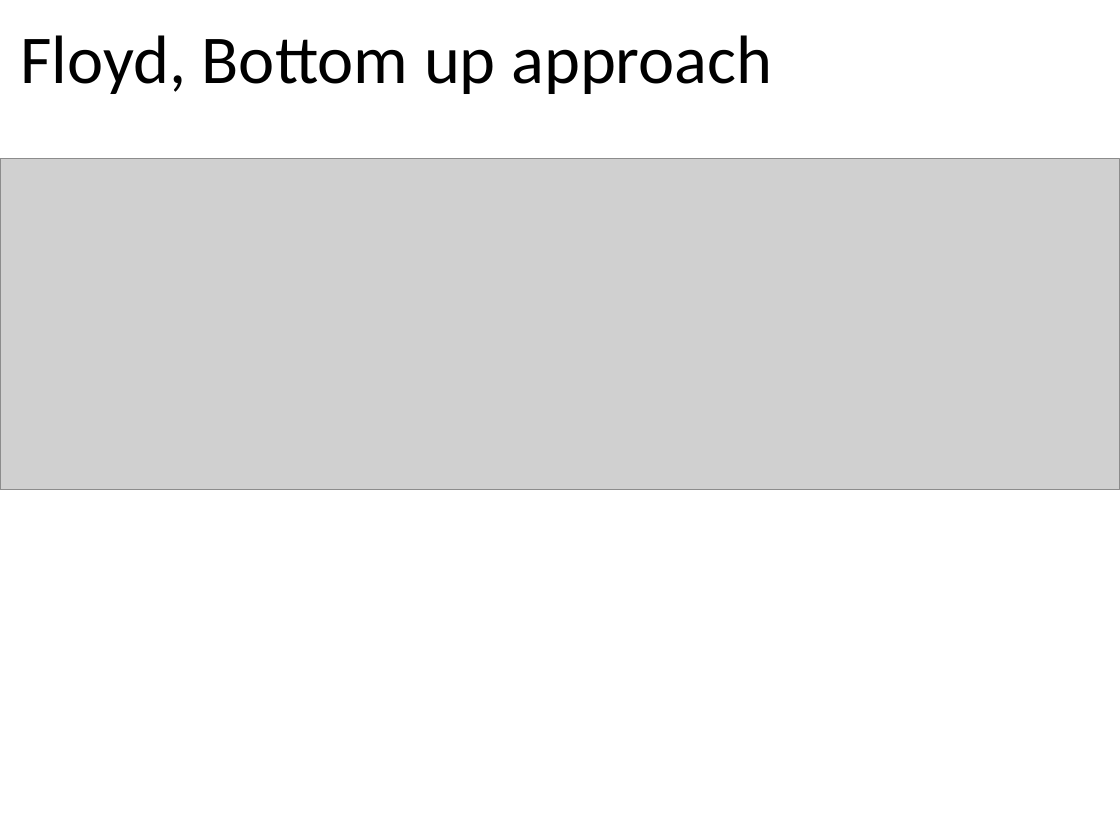
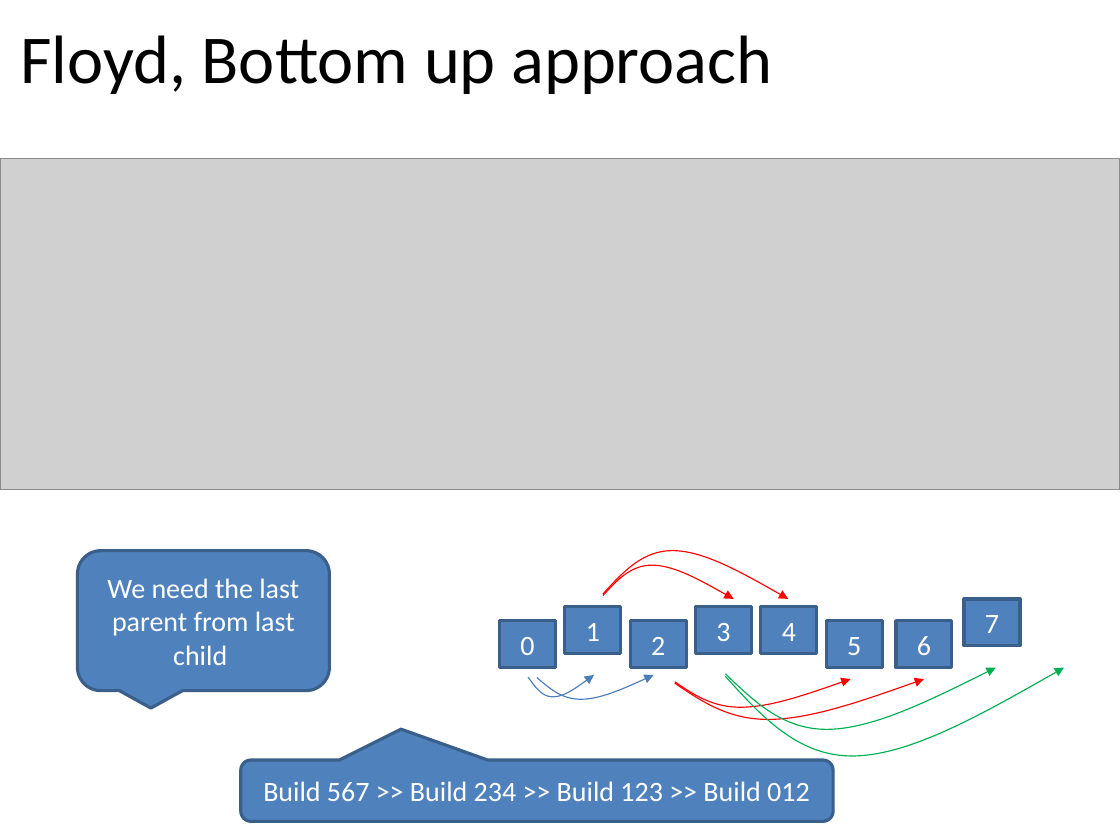
Before and after one commit to tutrunghieu/dsa-2017-java-tutorial, a slide deck: slide 26 of dsa2017-java-online/handouts/data-day05/Lecture 08 - Chapter 06 - Binary Trees - Day 3.pptx (slide 67 before the commit). Drawn at 1120x840 pixels with LibreOffice and Linux fonts; fonts in the diff are those of the drawing; grey boxes stand for pictures. Boxes give left, top, right and bottom in pixels: in the first picture for what was removed or moved away, otherwise in the second. Text is boxed around its words. In the diff, an @@ line names an element or a change of style, - is before the commit and + after.

```diff
--- a/dsa2017-java-online/handouts/data-day05/Lecture 08 - Chapter 06 - Binary Trees - Day 3.pptx
+++ b/dsa2017-java-online/handouts/data-day05/Lecture 08 - Chapter 06 - Binary Trees - Day 3.pptx
@@ rounded speech box added at (x1=77, y1=551, x2=329, y2=691), fill #4F81BD, outline #3A5F8C 2 pt, 18 pt, text #FFFFFF @@
+We need the last parent from last child
@@ freeform shape added at (x1=603, y1=566, x2=734, y2=599), outline #FF0000 0.75 pt @@
@@ freeform shape added at (x1=603, y1=551, x2=787, y2=599), outline #FF0000 0.75 pt @@
@@ rectangle added at (x1=964, y1=599, x2=1020, y2=646), fill #4F81BD, outline #3A5F8C 2 pt, 18 pt, text #FFFFFF @@
+7
@@ rectangle added at (x1=500, y1=620, x2=556, y2=668), fill #4F81BD, outline #3A5F8C 2 pt, 18 pt, text #FFFFFF @@
+0
@@ rectangle added at (x1=564, y1=607, x2=620, y2=654), fill #4F81BD, outline #3A5F8C 2 pt, 18 pt, text #FFFFFF @@
+1
@@ rectangle added at (x1=631, y1=620, x2=687, y2=668), fill #4F81BD, outline #3A5F8C 2 pt, 18 pt, text #FFFFFF @@
+2
@@ rectangle added at (x1=696, y1=607, x2=752, y2=654), fill #4F81BD, outline #3A5F8C 2 pt, 18 pt, text #FFFFFF @@
+3
@@ rectangle added at (x1=760, y1=607, x2=816, y2=654), fill #4F81BD, outline #3A5F8C 2 pt, 18 pt, text #FFFFFF @@
+4
@@ rectangle added at (x1=827, y1=620, x2=883, y2=668), fill #4F81BD, outline #3A5F8C 2 pt, 18 pt, text #FFFFFF @@
+5
@@ rectangle added at (x1=896, y1=620, x2=952, y2=668), fill #4F81BD, outline #3A5F8C 2 pt, 18 pt, text #FFFFFF @@
+6
@@ freeform shape added at (x1=529, y1=675, x2=595, y2=698), outline #4B7EBC 0.75 pt @@
@@ freeform shape added at (x1=536, y1=675, x2=653, y2=700), outline #4B7EBC 0.75 pt @@
@@ freeform shape added at (x1=675, y1=679, x2=851, y2=707), outline #FF0000 0.75 pt @@
@@ freeform shape added at (x1=675, y1=679, x2=924, y2=719), outline #FF0000 0.75 pt @@
@@ freeform shape added at (x1=726, y1=668, x2=996, y2=729), outline #00B050 0.75 pt @@
@@ freeform shape added at (x1=726, y1=668, x2=1064, y2=756), outline #00B050 0.75 pt @@
@@ rounded speech box added at (x1=241, y1=760, x2=833, y2=822), fill #4F81BD, outline #3A5F8C 2 pt, 18 pt, text #FFFFFF @@
+Build 567 >> Build 234 >> Build 123 >> Build 012
```
Also in this commit, not shown: 5 slides added, 5 slides removed, 7 other files.
